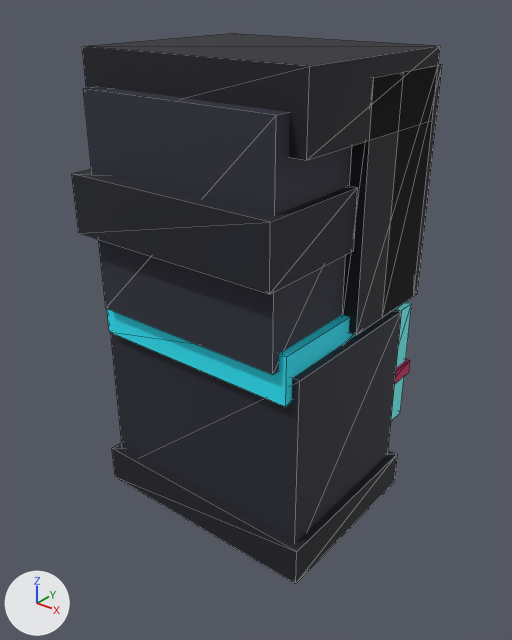
A saved change to the OBJ model Resources/runner_body/runner_body.obj.
One viewpoint serves both versions: a 50 mm lens placed at (0.512, -0.636, 0.549), pointed at (-0.016, 0.025, 0.139). The axes (+X, +Y, +Z) are drawn at lower left. The lights are the same throughout. The picture after the commit comes second. Mesh edges are drawn as thin lines. Where no turn or scale is listed for an object, it has been applied to the vertices. Vertices at exactly the same position are counted once.

The older version as bpy lines, for what is in view:
```python
me_runner_body = bpy.data.meshes.new('runner_body')
me_runner_body.from_pydata(...)  # 88 vertices, 132 faces; spans x -0.16..0.16, y -0.15..0.205, z -0.1..0.48
me_runner_body.materials.append(mat_runner_body)  # picture img_runner_body_png
# before: 0 (-0.15, -0.11, -0.08), 1 (0.15, -0.11, -0.08), 4 (0.15, 0.11, -0.08), 5 (-0.15, 0.11, -0.08)
# before: 48 (-0.15, -0.11, 0.4), 49 (0.15, -0.11, 0.4) at pixel (306, 160), 50 (0.15, -0.11, 0.48) at pixel (309, 66), 51 (-0.15, -0.11, 0.48) at pixel (82, 46), 64 (0.13, 0.0, 0.18)
# before: 65 (0.15, 0.0, 0.18) at pixel (356, 335), 66 (0.15, 0.0, 0.46) at pixel (373, 77), 67 (0.13, 0.0, 0.46), 72 (-0.15, 0.0, 0.18), 73 (-0.13, 0.0, 0.18)
# before: 74 (-0.13, 0.0, 0.46), 75 (-0.15, 0.0, 0.46), 82 (0.14, -0.15, 0.35) at pixel (270, 222), 83 (-0.14, -0.15, 0.35) at pixel (71, 173), 84 (0.14, 0.0, 0.28) at pixel (353, 250)
# before: 85 (-0.14, 0.0, 0.28), 86 (-0.14, 0.0, 0.35), 87 (0.14, 0.0, 0.35) at pixel (357, 187)
ob_runner_body = bpy.data.objects.new('runner_body', me_runner_body)
ob_runner_body.location = (0.0, 0.0, 0.0)
```
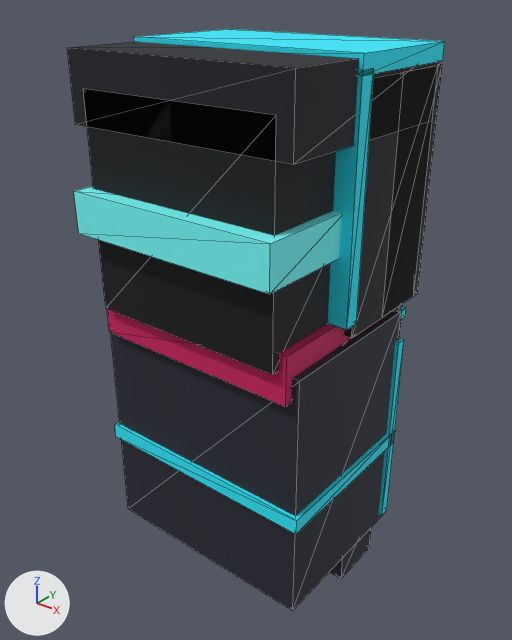
Scene script edits in JSON lines:
```json
{"block": "me_runner_body", "where": "# used by ob_runner_body; location = (0.0, 0.0, 0.0)"}
{"block": "me_runner_body", "where": "# verts and faces of me_runner_body; kept vertices keep their numbers, new ones are numbered from 88"}
{"op": "remove", "block": "me_runner_body", "code": "me_runner_body.from_pydata(...)  # 88 vertices, 132 faces; spans x -0.16..0.16, y -0.15..0.205, z -0.1..0.48"}
{"op": "add", "block": "me_runner_body", "code": "me_runner_body.from_pydata(...)  # 120 vertices, 180 faces; spans x -0.155..0.155, y -0.15..0.195, z -0.24..0.485"}
{"block": "me_runner_body", "change": "me_runner_body part 1: a new loose piece, a box spanning x -0.13..0.13, y 0.04..0.12, z -0.24..-0.16, in mat_runner_body (picture img_runner_body_png)"}
{"block": "me_runner_body", "change": "me_runner_body part 2: a new loose piece, a box spanning x -0.155..0.155, y -0.115..0.115, z -0.03..-0.01, in mat_runner_body (picture img_runner_body_png)"}
{"block": "me_runner_body", "change": "me_runner_body part 3: a new loose piece, a box spanning x -0.115..0.115, y 0.11..0.195, z 0.12..0.135, in mat_runner_body (picture img_runner_body_png)"}
{"block": "me_runner_body", "change": "me_runner_body part 4: a new loose piece, a box spanning x -0.155..0.155, y -0.03..-0.01, z 0.2..0.47, in mat_runner_body (picture img_runner_body_png)"}
{"block": "me_runner_body", "change": "me_runner_body part 5: a new loose piece, a box spanning x -0.155..0.155, y -0.03..0.14, z 0.465..0.485, in mat_runner_body (picture img_runner_body_png)"}
{"block": "me_runner_body", "change": "me_runner_body part 6: a new loose piece, a box spanning x -0.155..0.155, y 0.1..0.115, z -0.15..0.13, in mat_runner_body (picture img_runner_body_png)"}
{"block": "me_runner_body", "change": "me_runner_body part 7: the loose piece of 8 vertices spanning x -0.16..0.16, y -0.12..0.12, z -0.1..-0.05 is deleted"}
{"block": "me_runner_body", "change": "me_runner_body part 8: the loose piece of 8 vertices spanning x -0.12..0.12, y 0.11..0.2, z -0.04..0.14 is deleted"}
{"block": "me_runner_body", "change": "me_runner_body part 9: the loose piece of 8 vertices spanning x -0.125..0.125, y 0.11..0.205, z 0.03..0.05 is deleted"}
{"block": "me_runner_body", "change": "me_runner_body part 10"}
{"op": "add", "block": "me_runner_body", "code": "for i in [0, 1, 4, 5]: verts[i] += (0.0, 0.0, -0.08)"}
{"block": "me_runner_body", "change": "me_runner_body part 11"}
{"op": "add", "block": "me_runner_body", "code": "for i in [*range(48, 52), 84, 85]: verts[i] += (0.0, -0.02, 0.0)"}
{"op": "add", "block": "me_runner_body", "code": "for i in [*range(64, 68), *range(72, 76)]: verts[i] += (0.0, -0.01, 0.0)"}
{"op": "add", "block": "me_runner_body", "code": "verts[82] = (0.14, -0.15, 0.33)  # moved, pixel (270, 243)"}
{"op": "add", "block": "me_runner_body", "code": "verts[83] = (-0.14, -0.15, 0.33)  # moved, pixel (73, 191)"}
{"op": "add", "block": "me_runner_body", "code": "verts[86] = (-0.14, -0.02, 0.33)  # moved"}
{"op": "add", "block": "me_runner_body", "code": "verts[87] = (0.14, -0.02, 0.33)  # moved"}
{"block": "me_runner_body", "change": "me_runner_body part 12: 36 kept faces spanning x -0.14..0.14, y -0.15..0.12, z 0.14..0.44 get new texture (UV) coordinates"}
{"block": "me_runner_body", "change": "other edits to the shape of me_runner_body do not show in these pictures"}
```

Location of each change, (x1, y1, x2, y2) in pixels of the pictures (512 x 640 px; the box of a moved part takes in the faces that stretch with it):
```json
{"object": "runner_body", "change": "reshaped", "before": [72, 33, 442, 584], "after": [67, 29, 445, 611]}
{"part": 1, "of": "me_runner_body", "change": "added", "after": [330, 528, 371, 579]}
{"part": 2, "of": "me_runner_body", "change": "added", "after": [115, 421, 395, 534]}
{"part": 3, "of": "me_runner_body", "change": "added", "after": [398, 306, 406, 319], "on screen": "mostly hidden"}
{"part": 4, "of": "me_runner_body", "change": "added", "after": [328, 69, 374, 330], "on screen": "cyan"}
{"part": 5, "of": "me_runner_body", "change": "added", "after": [134, 29, 445, 76], "on screen": "cyan"}
{"part": 6, "of": "me_runner_body", "change": "added", "after": [379, 338, 404, 516], "on screen": "cyan"}
{"part": 7, "of": "me_runner_body", "change": "deleted", "before": [112, 443, 397, 584]}
{"part": 8, "of": "me_runner_body", "change": "deleted", "before": [391, 302, 412, 421], "on screen": "cyan"}
{"part": 9, "of": "me_runner_body", "change": "deleted", "before": [395, 359, 410, 383], "on screen": "mostly hidden"}
{"part": 10, "of": "me_runner_body", "change": "moved or reshaped", "before": [111, 311, 402, 543], "after": [111, 311, 402, 611]}
{"part": 11, "of": "me_runner_body", "change": "moved or reshaped", "before": [72, 33, 440, 335], "after": [67, 42, 439, 338]}
{"part": 12, "of": "me_runner_body", "change": "surface changed", "before": [74, 90, 398, 407], "after": [74, 90, 398, 407]}
```
